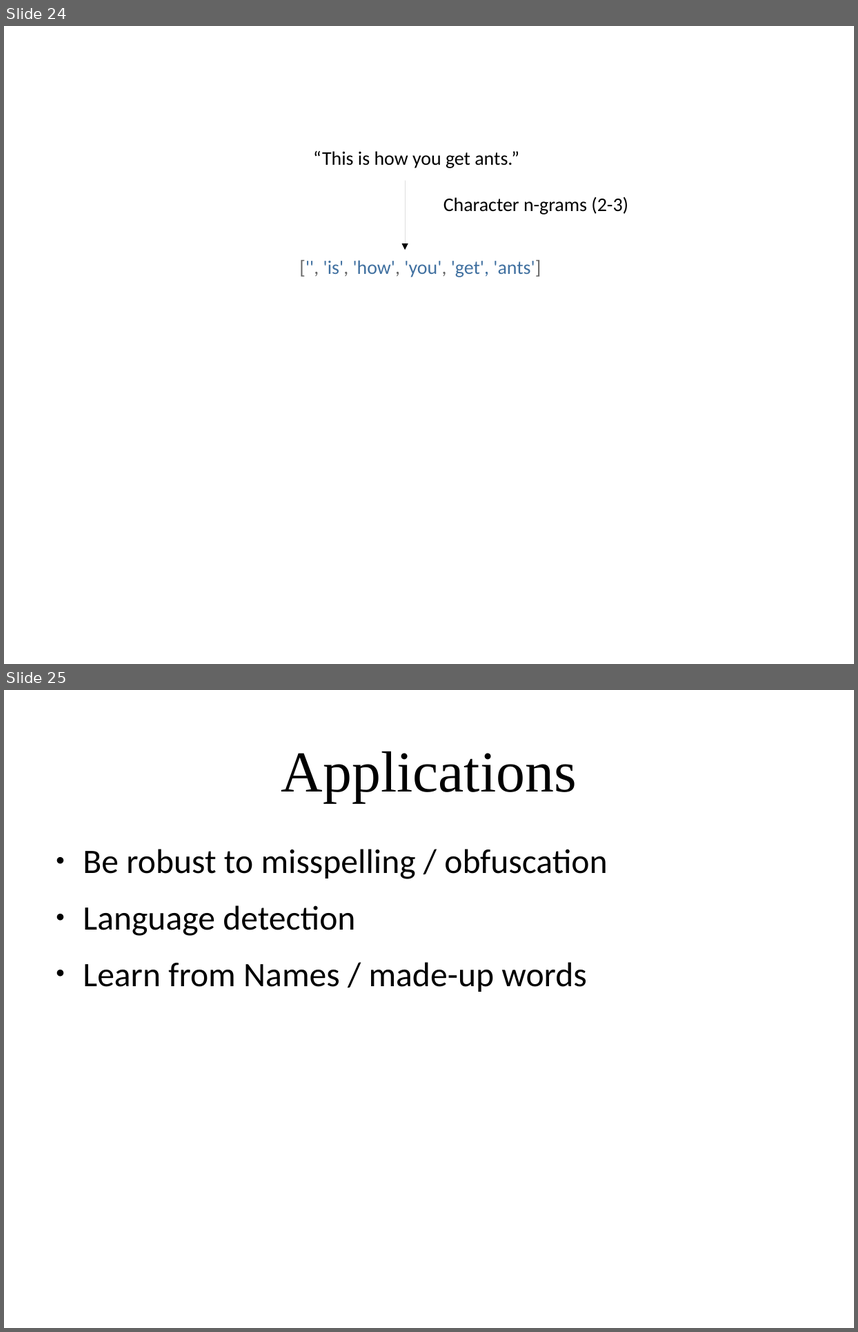
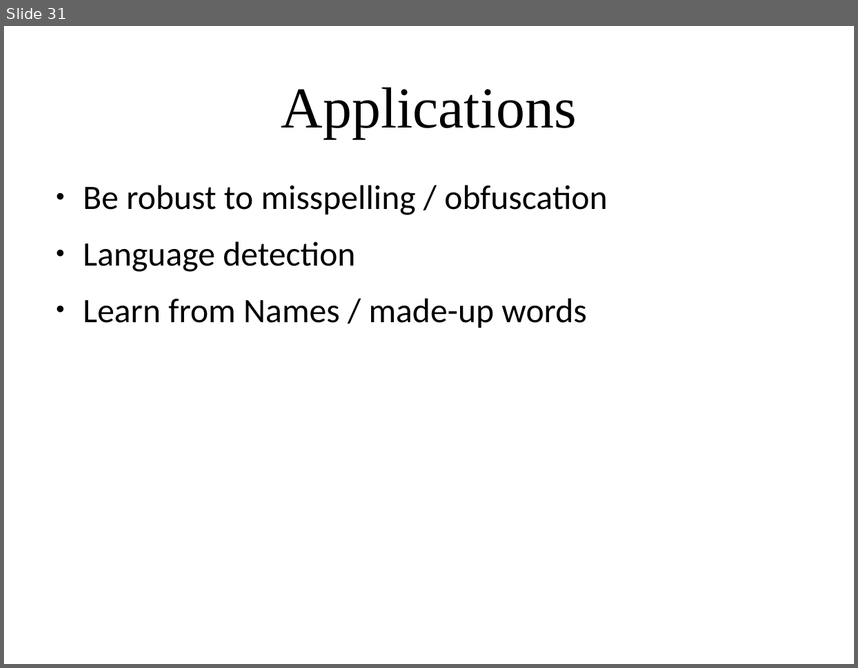
Before and after one commit to amueller/applied_ml_spring_2017, a slide deck: slides/aml-19-040317.odp. Shown one above the other, each under a label of ours: slides 24 and 25 before the commit, slide 31 after it. The pictures are 858x1332 and 858x668 pixels, drawn with LibreOffice and Linux fonts; fonts in the diff are those of the drawing. Boxes give left, top, right and bottom in pixels: in the first picture for what was removed or moved away, otherwise in the second. Text is boxed around its words. In the diff, an @@ line names an element or a change of style, - is before the commit and + after.

```diff
--- a/slides/aml-19-040317.odp
+++ b/slides/aml-19-040317.odp
@@ slide 24 removed at <box>4,26,854,664</box>, background #FFFFFF @@
@@ text removed at <box>313,151,519,168</box> @@
-“This is how you get ants.”
@@ arrow removed from (405, 181) to (405, 250) @@
@@ text removed at <box>444,196,628,214</box> @@
-Character n-grams (2-3)
@@ text removed at <box>323,260,541,277</box> @@
-['', 'is', 'how', 'you', 'get', 'ants']
@@ what was slide 25 is now slide 31 @@
```
Also in this commit, not shown: 2 slides changed, 24 slides added, 5 other slides removed, 2 other files.
